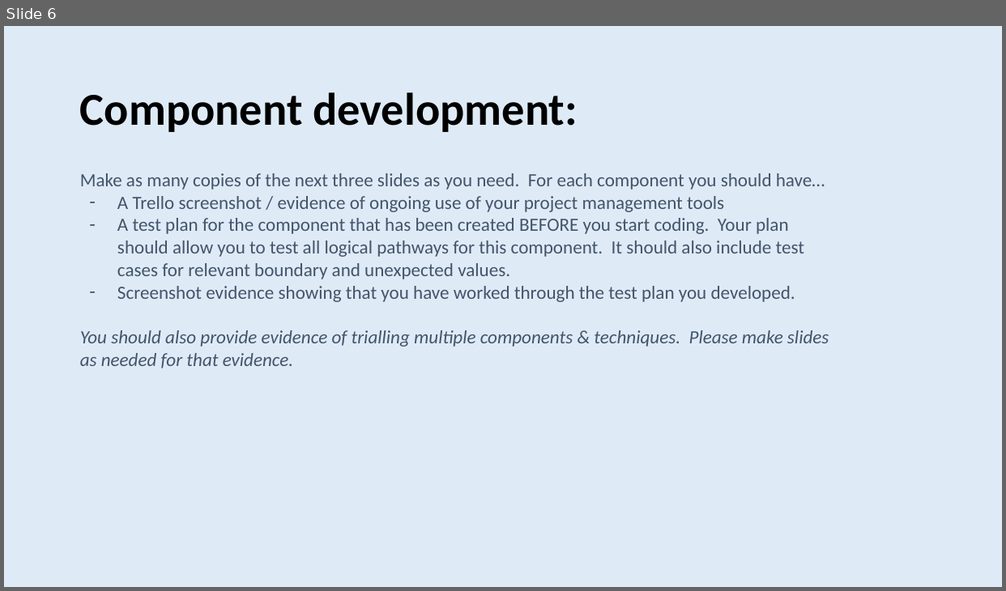
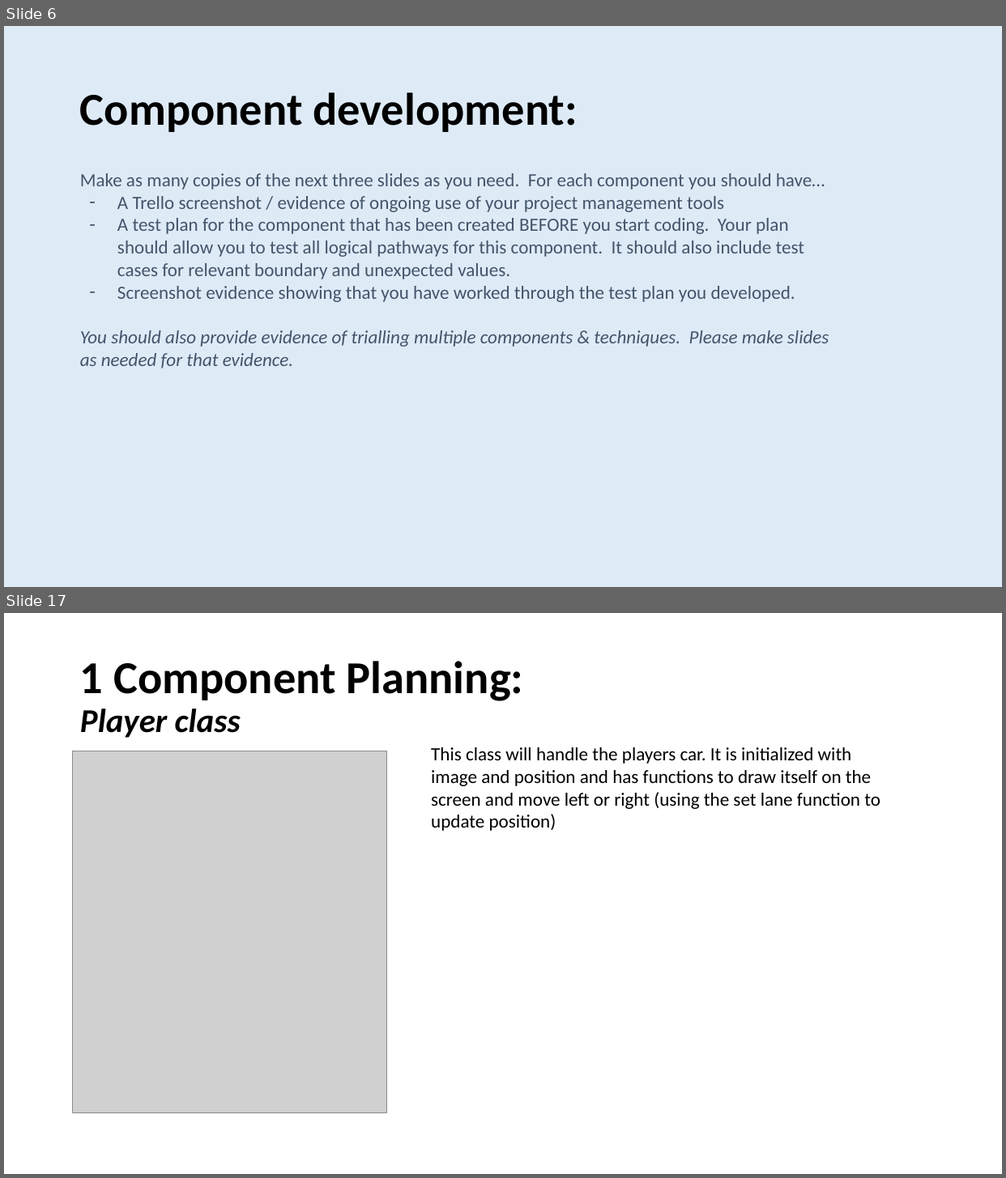
Before and after one commit to Samuel-Burgess/CS-Assesment-Programming, a slide deck: Documentation/3.7 and 3.8 Documentation Samuel Burgess.pptx. Shown one above the other, each under a label of ours: slide 6 before the commit, slides 6 and 17 after it; the slides between them are not shown. The pictures are 1006x591 and 1006x1178 pixels, drawn with LibreOffice and Linux fonts; fonts in the diff are those of the drawing; grey boxes stand for pictures. Boxes give left, top, right and bottom in pixels: in the first picture for what was removed or moved away, otherwise in the second. Text is boxed around its words. In the diff, an @@ line names an element or a change of style, - is before the commit and + after.

```diff
--- a/Documentation/3.7 and 3.8 Documentation Samuel Burgess.pptx
+++ b/Documentation/3.7 and 3.8 Documentation Samuel Burgess.pptx
@@ slide 17 added at [4,613,1002,1174], background #FFFFFF @@
@@ title added at [80,661,524,738], 44 pt, text #000000, bold @@
+1 Component Planning:
+Player class
@@ picture added at [73,752,387,1113] @@
@@ text added at [431,747,880,831], 18 pt, text #000000 @@
+This class will handle the players car. It is initialized with image and position and has functions to draw itself on the screen and move left or right (using the set lane function to update position)
```
Also in this commit, not shown: 4 slides changed, 32 other slides added, 1 slide removed, 4 other files.
